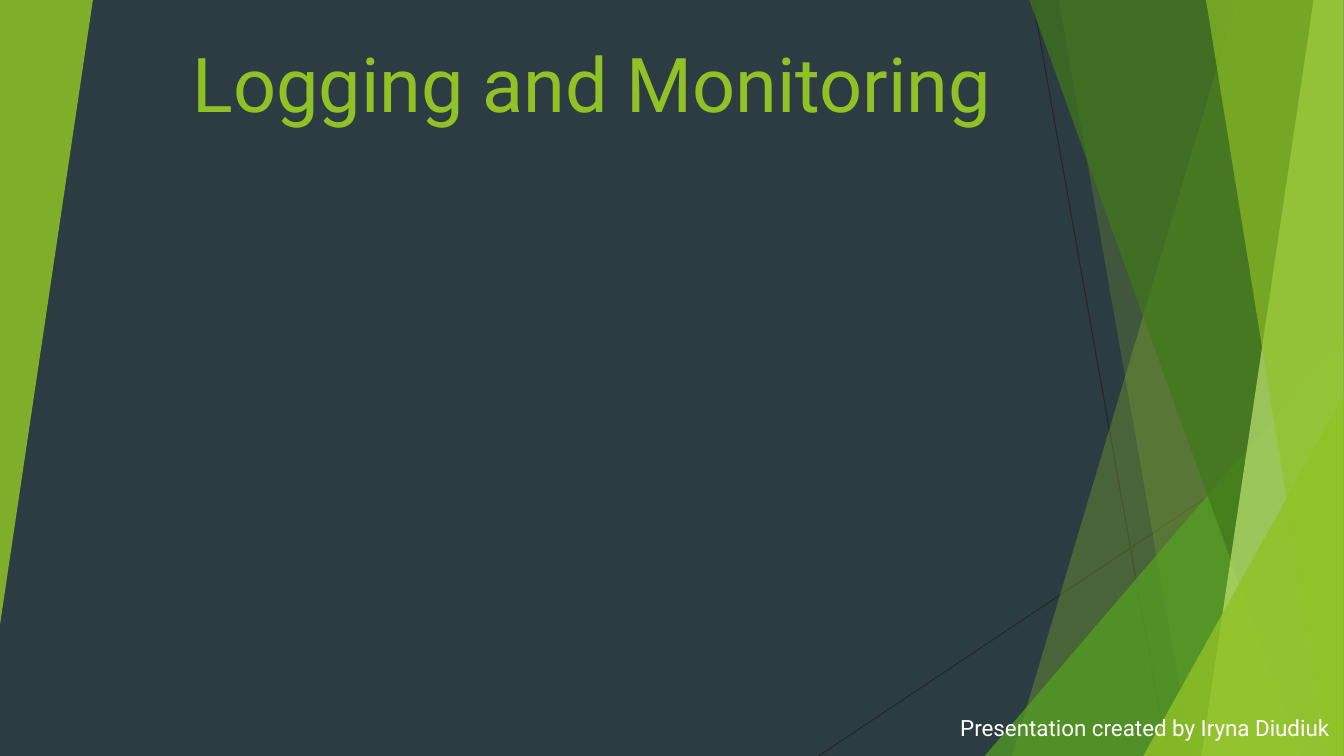
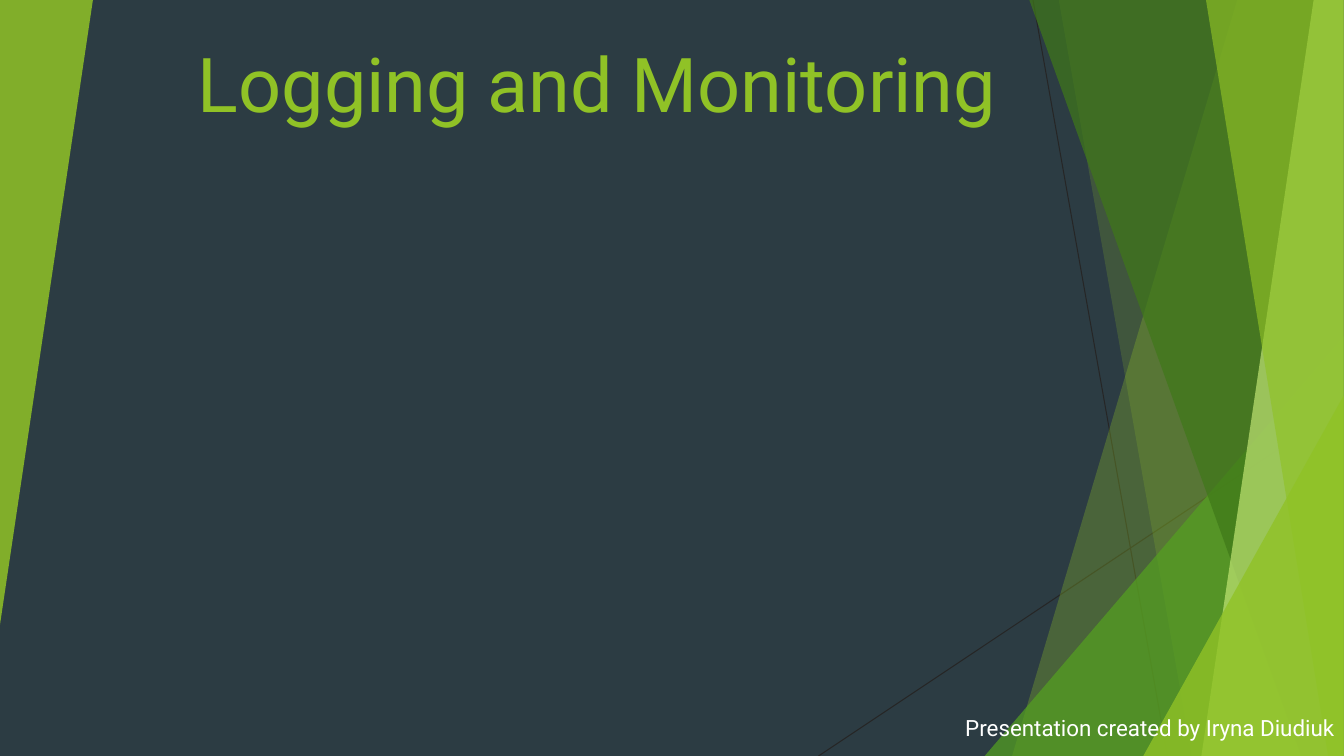
Before and after one commit to irynadiudiuk/Dev_Ops_Mentorship_Program, a slide deck: slide 1 of Logging_and_Monitoring.pptx. Drawn at 1344x756 pixels with LibreOffice and Linux fonts; fonts in the diff are those of the drawing. Boxes give left, top, right and bottom in pixels: in the first picture for what was removed or moved away, otherwise in the second. Text is boxed around its words. In the diff, an @@ line names an element or a change of style, - is before the commit and + after.

```diff
--- a/Logging_and_Monitoring.pptx
+++ b/Logging_and_Monitoring.pptx
@@ title "Logging and Monitoring" moved from (x1=193, y1=55, x2=991, y2=128) to (x1=198, y1=55, x2=996, y2=128) @@
@@ triangle removed at (x1=985, y1=336, x2=1344, y2=756) @@
@@ freeform shape added at (x1=985, y1=336, x2=1344, y2=756), fill #54A021 at 72% opacity @@
@@ triangle removed at (x1=1143, y1=396, x2=1344, y2=756) @@
@@ freeform shape added at (x1=1143, y1=396, x2=1344, y2=756), fill #90C226 at 80% opacity @@
@@ subtitle "Presentation created by Iryna Diudiuk" moved from (x1=960, y1=715, x2=1329, y2=742) to (x1=965, y1=715, x2=1334, y2=742) @@
```
Also in this commit, not shown: 15 other slides changed, 1 slide removed.
